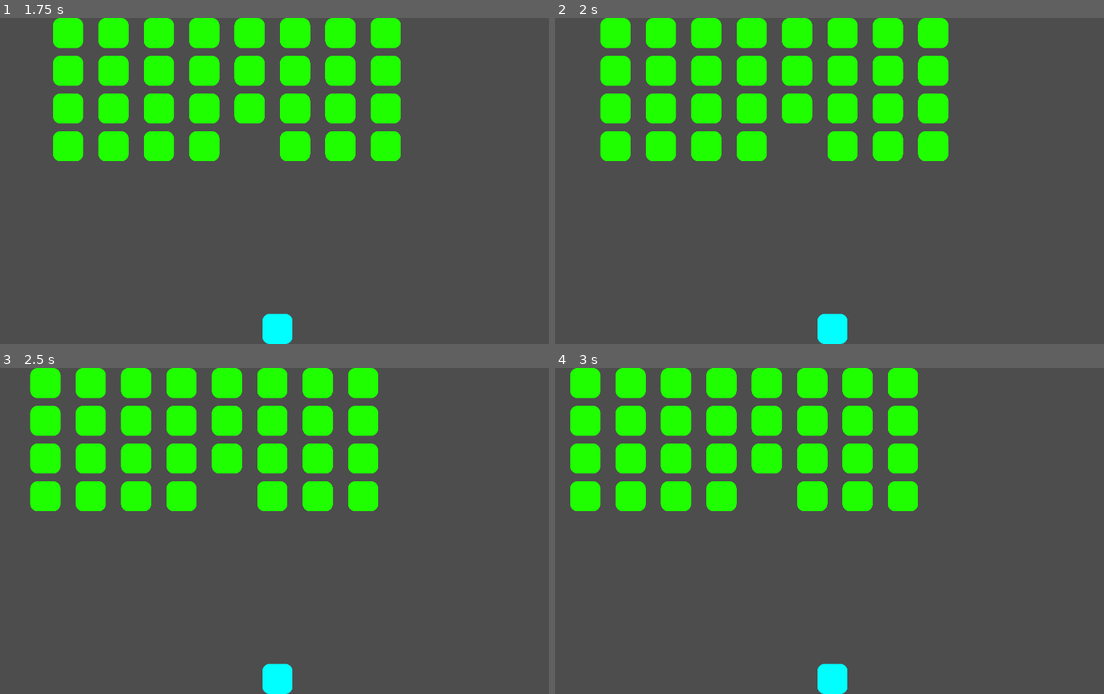
Above: before the commit, frames 1-4 (two rows, left to right).
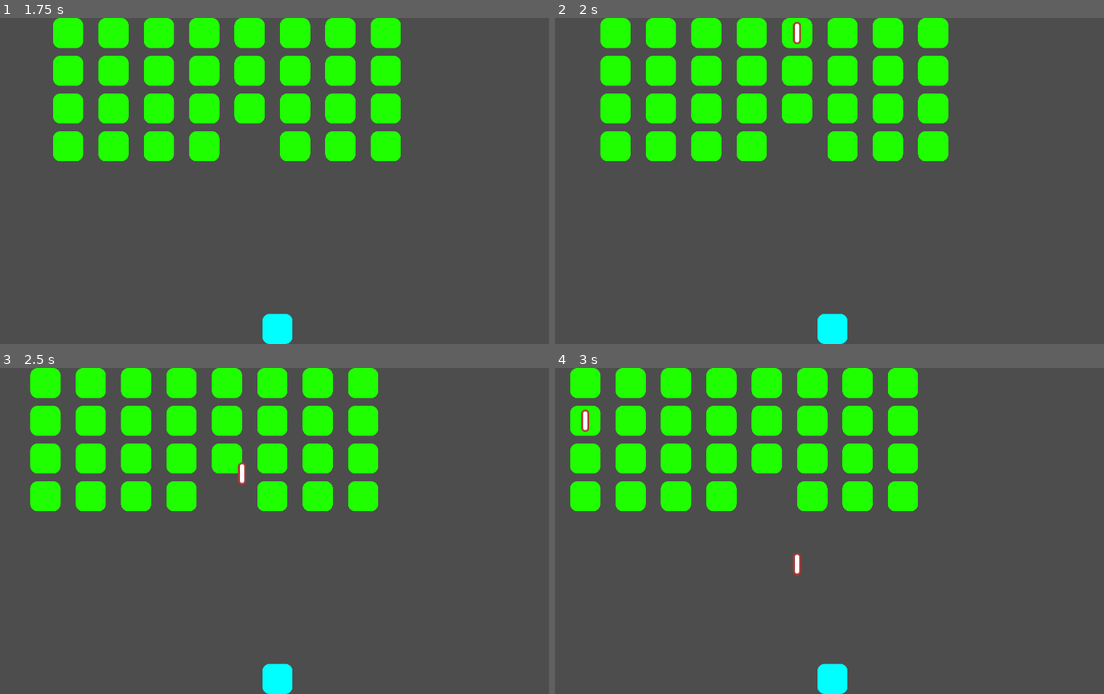
Above: after the commit, the same moments.

Repository: michael-j-coyne/space-defense
Game: Godot game, scene res://scenes/main.tscn
The game is run twice, just before and just after one commit, with the same random seed, the same clock (stepped at 60 frames per second) and the same inputs.
Inputs (mouse positions are in pixels of both pictures, inside the frame that each line leads up to):
- Up to frame 1 (1.75 s): tap Enter (ui_accept) at 0.5, 0.77 s; move the mouse to (417, 164) at 0.52 s; hold E (rotate_right) 0.53-1.25 s; hold Shift 0.53-1.25 s; click (417, 164) at 0.67 s; drag from (175, 197) to (82, 34) at 1.27 s
- Up to frame 2 (2 s): no input
- Up to frame 3 (2.5 s): move the mouse to (345, 459) at 2.02 s; hold E (rotate_right) from 2.03 s (still down); tap Ctrl at 2.1 s
- Up to frame 4 (3 s): release E (rotate_right) at 2.75 s; drag from (818, 596) to (637, 384) at 2.77 s

Frame 1 is identical in both runs. In frame 2, 0.1% of the frame differs, in the area x 43-45%, y 1-9%; in frame 3, 0.1%; in frame 4, 0.2%, in the area x 4-45%, y 12-64%.

Commit message:
Make enemies in EnemyGrid fire weapon occasionally

Diff:
--- a/scenes/enemy_grid.gd
+++ b/scenes/enemy_grid.gd
@@ -12,6 +12,7 @@
 
 @onready var SCREEN_SIZE = get_tree().root.content_scale_size
 var velocity = Vector2(-100, 0)
+var rng = RandomNumberGenerator.new()
 
 static func _enemy_position(row_idx: int, col_idx: int) -> Vector2:
 	var pos_x = 0.5 * ENEMY_SIZE.x + col_idx * (ENEMY_SIZE.x + GAP_SIZE.x)
@@ -24,7 +25,12 @@
 		for col_idx in range(NUM_ENEMIES.x):
 			var enemy = enemy_scene.instantiate()
 			enemy.set_position(EnemyGrid._enemy_position(row_idx, col_idx))
-			add_child(enemy)
+			$Enemies.add_child(enemy)
+
+func _fire_randomly():
+	for enemy in $Enemies.get_children():
+		if rng.randf() < 0.02:
+			enemy.fire_weapon()
 
 func _physics_process(delta: float) -> void:
 	if position.x < 0:
--- a/scenes/enemy_grid.tscn
+++ b/scenes/enemy_grid.tscn
@@ -4,3 +4,10 @@
 
 [node name="EnemyGrid" type="Node2D"]
 script = ExtResource("1_dv1ay")
+
+[node name="Timer" type="Timer" parent="."]
+autostart = true
+
+[node name="Enemies" type="Node2D" parent="."]
+
+[connection signal="timeout" from="Timer" to="." method="_fire_randomly"]
